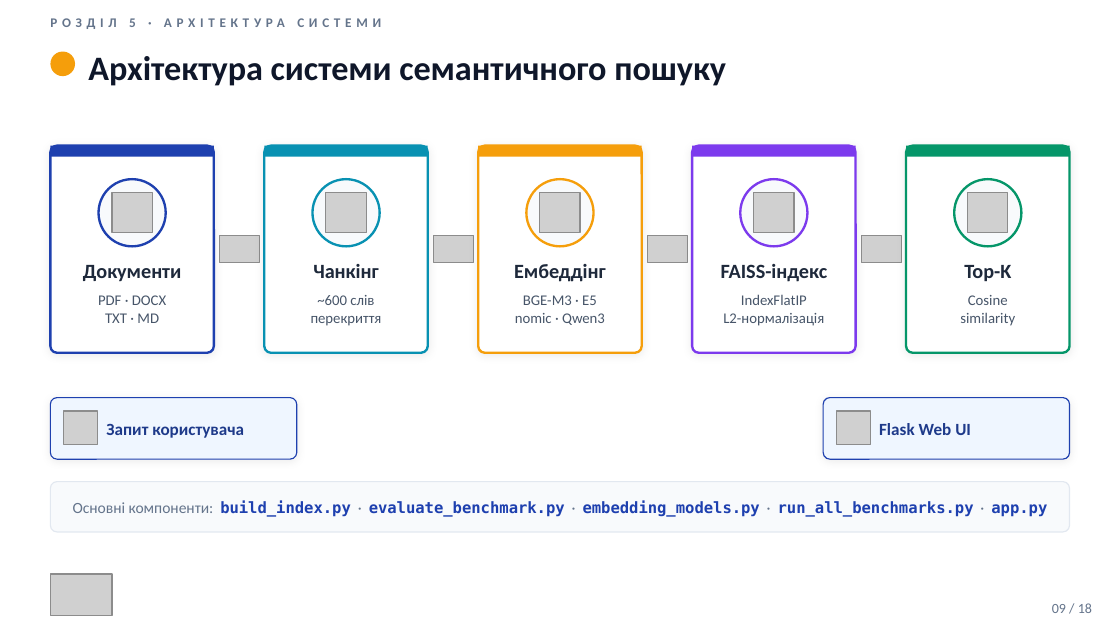
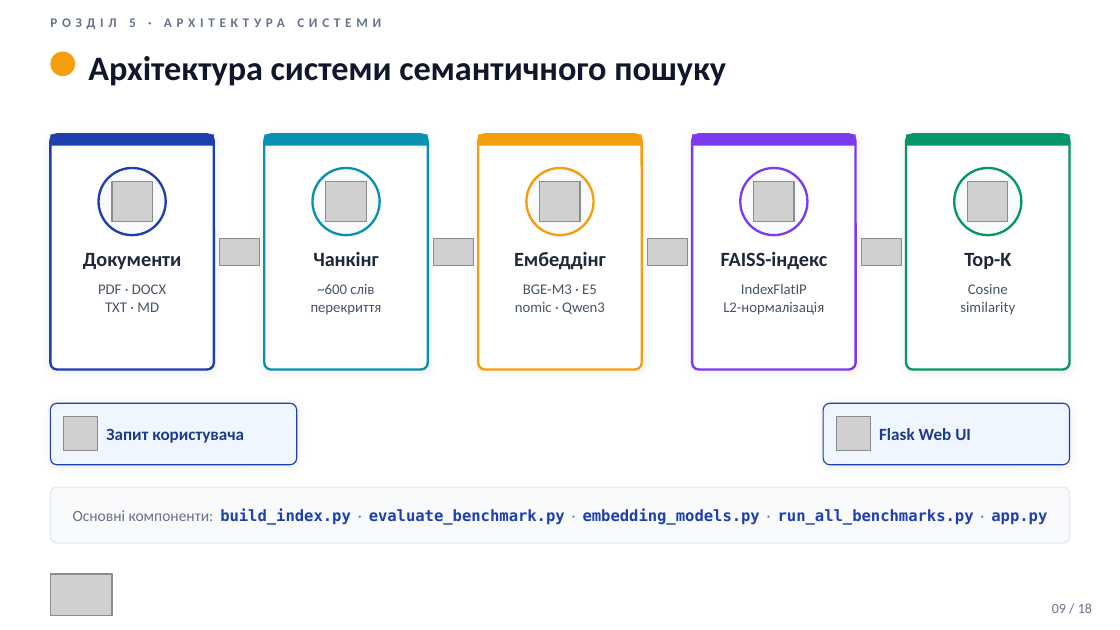
Before and after one commit to vitaliinnest/kb-semantic-search-benchmark, a slide deck: slide 9 of thesis/Nesterenko_Presentation.pptx. Drawn at 1120x630 pixels with LibreOffice and Linux fonts; fonts in the diff are those of the drawing; grey boxes stand for pictures. Boxes give left, top, right and bottom in pixels: in the first picture for what was removed or moved away, otherwise in the second. Text is boxed around its words. In the diff, an @@ line names an element or a change of style, - is before the commit and + after.

```diff
--- a/thesis/Nesterenko_Presentation.pptx
+++ b/thesis/Nesterenko_Presentation.pptx
@@ rounded rectangle: place and size @@
-rounded rectangle at (50,146,214,353)
+rounded rectangle at (50,134,214,370)
@@ rounded rectangle: place and size @@
-rounded rectangle at (264,146,428,353)
+rounded rectangle at (264,134,428,370)
@@ rounded rectangle: place and size @@
-rounded rectangle at (478,146,642,353)
+rounded rectangle at (478,134,642,370)
@@ rounded rectangle: place and size @@
-rounded rectangle at (692,146,856,353)
+rounded rectangle at (692,134,856,370)
@@ rounded rectangle: place and size @@
-rounded rectangle at (906,146,1070,353)
+rounded rectangle at (906,134,1070,370)
@@ 10 texts, 5 pictures, 5 rectangles, 5 ellipses: place and size @@
-10 texts, 5 pictures, 5 rectangles, 5 ellipses at (50,146,1070,326)
+10 texts, 5 pictures, 5 rectangles, 5 ellipses at (50,134,1070,315)
@@ 6 pictures, 2 texts, 2 rounded rectangles: place and size @@
-6 pictures, 2 texts, 2 rounded rectangles at (50,235,1070,459)
+6 pictures, 2 texts, 2 rounded rectangles at (50,239,1070,465)
@@ text "Основні компоненти: build_index.py · evaluate_benchmark.py ...": place and size @@
-text "Основні компоненти: build_index.py · evaluate_benchmark.py ..." at (73,500,1047,517)
+text "Основні компоненти: build_index.py · evaluate_benchmark.py ..." at (73,508,1047,525)
@@ rounded rectangle: place and size @@
-rounded rectangle at (50,482,1070,532)
+rounded rectangle at (50,487,1070,543)
@@ rounded rectangle at (50,487,1070,543): proportions changed @@
```
Also in this commit, not shown: 2 other slides changed, 1 other file.
